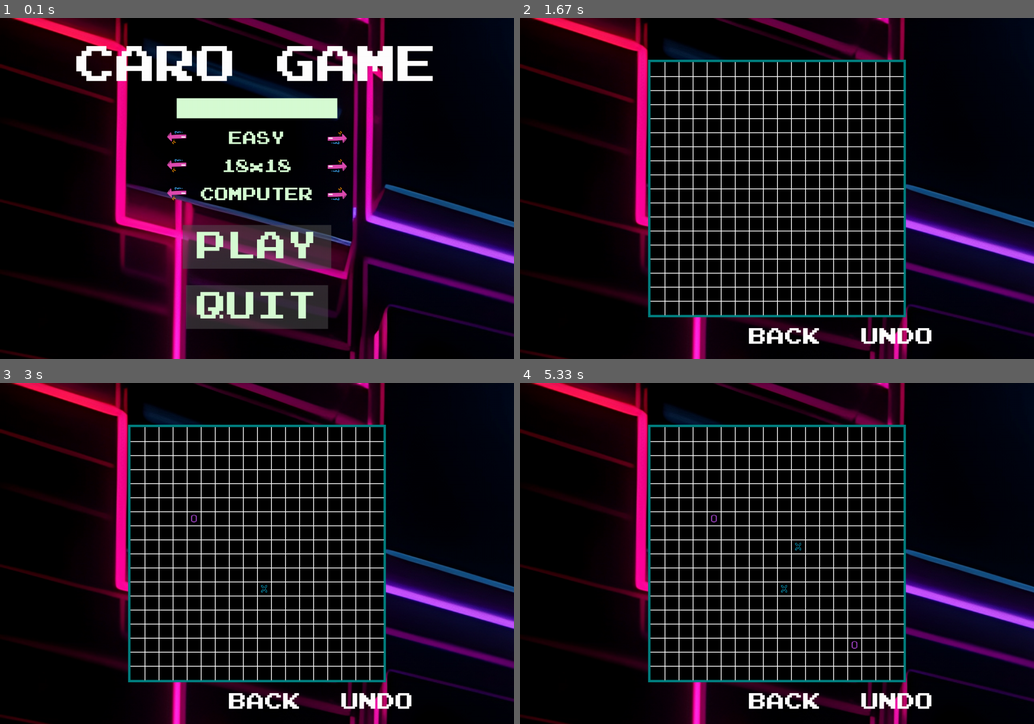
Above: before the commit, frames 1-4 (two rows, left to right).
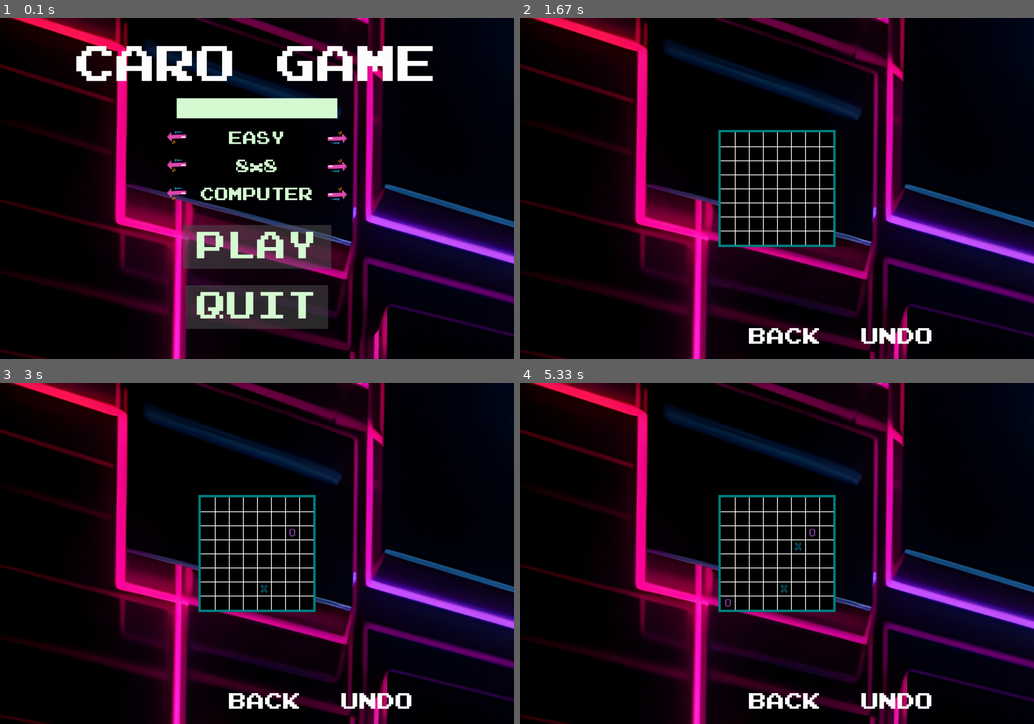
Above: after the commit, the same moments.

Repository: HuyHoang04/Caro-pygame
Game: pygame game, started from Game/Play/play.py
Two runs of this game, one before a commit and one after it. Both use one fixed random seed, a clock stepped at 60 frames per second and the inputs below.
Inputs (mouse positions are in pixels of both pictures, inside the frame that each line leads up to):
- Up to frame 1 (0.1 s): no input
- Up to frame 2 (1.67 s): click "PLAY" at 0.38 s; click (777, 212) at 0.72 s; click "UNDO" at 1.05 s; click (967, 307) at 1.38 s
- Up to frame 3 (3 s): click (262, 591) at 2.22 s
- Up to frame 4 (5.33 s): click (777, 553) at 3.55 s; click "UNDO" at 4.88 s; click (797, 539) at 5.22 s

The runs differ from the first frame. In frame 1, 0.2% of the frame differs, in the area x 43-57%, y 41-46%; in frame 2, 16%; in frame 3, 16%; in frame 4, 16%, in the area x 24-76%, y 12-88%.

Commit message:
Fix error leaderboard and undo
- Truyền giá trị N từ file play.py vào file constants.py, sau đó thay thế giá trị của N trong graphics.py luôn

Diff:
--- a/Game/Play/constants.py
+++ b/Game/Play/constants.py
@@ -4,8 +4,8 @@
 pygame.init()
 
 # Thiết lập kích thước bảng và các biến
-board_sizes = ["8x8", "10x10", "15x15", "18x18"]  # Các kích thước bảng
-current_size_index = 3  # Kích thước mặc định (8x8)
+board_sizes = ["8x8", "10x10", "15x15", "18x18", "20x20"]  # Các kích thước bảng
+current_size_index = 0
 N = int(board_sizes[current_size_index].split('x')[0])  # Kích thước ma trận ban đầu
 WIN_CONDITION = 5  # Số ký tự liên tiếp để thắng
 CELL_SIZE = 35  # Kích thước mỗi ô vuông
@@ -56,3 +56,63 @@
 
 # Gọi cập nhật lần đầu tiên
 update_grid_offset()
+
+import pygame
+from constants import *
+
+#--------------------------------------------------------------------------------------------------------------------------------------------------------------------------------------------------#
+#Vẽ lưới bàn cờ và khung bàn cờ
+def draw_grid(screen):
+    """
+    Vẽ lưới bàn cờ vào màn hình.
+    """
+    screen.blit(BACKGROUND_COLOR, (0, 0))  # Đặt màu nền cho màn hình
+
+
+    pygame.draw.rect(screen, FRAME_COLOR,
+                     (GRID_OFFSET_X - FRAME_WIDTH, GRID_OFFSET_Y - FRAME_WIDTH,
+                      N * CELL_SIZE + 2 * FRAME_WIDTH, N * CELL_SIZE + 2 * FRAME_WIDTH))
+
+
+    pygame.draw.rect(screen, BLACK,
+                     (GRID_OFFSET_X, GRID_OFFSET_Y, N * CELL_SIZE, N * CELL_SIZE))
+
+
+    for i in range(1, N):
+        pygame.draw.line(screen, WHITE,
+                         (GRID_OFFSET_X, GRID_OFFSET_Y + CELL_SIZE * i),
+                         (GRID_OFFSET_X + N * CELL_SIZE, GRID_OFFSET_Y + CELL_SIZE * i), LINE_WIDTH)
+        pygame.draw.line(screen, WHITE,
+                         (GRID_OFFSET_X + CELL_SIZE * i, GRID_OFFSET_Y),
+                         (GRID_OFFSET_X + CELL_SIZE * i, GRID_OFFSET_Y + N * CELL_SIZE), LINE_WIDTH)
+
+
+def draw_symbols(screen, board):
+    """
+    Vẽ các ký hiệu "X" và "O" vào bàn cờ.
+    """
+    for row in range(N):
+        for col in range(N):
+            if board[row][col] == "X":
+                screen.blit(ICON_X, (GRID_OFFSET_X + col * CELL_SIZE + 5, GRID_OFFSET_Y + row * CELL_SIZE + 5))
+            elif board[row][col] == "O":
+                screen.blit(ICON_O, (GRID_OFFSET_X + col * CELL_SIZE + 5, GRID_OFFSET_Y + row * CELL_SIZE + 5))
+
+
+def draw_winning_line(screen, positions):
+    """
+    Vẽ đường thắng nếu có người chiến thắng.
+    """
+    if not positions:
+        return
+
+    start_pos = positions[0]
+    end_pos = positions[-1]
+
+    start_x = GRID_OFFSET_X + start_pos[1] * CELL_SIZE + CELL_SIZE // 2
+    start_y = GRID_OFFSET_Y + start_pos[0] * CELL_SIZE + CELL_SIZE // 2
+    end_x = GRID_OFFSET_X + end_pos[1] * CELL_SIZE + CELL_SIZE // 2
+    end_y = GRID_OFFSET_Y + end_pos[0] * CELL_SIZE + CELL_SIZE // 2
+
+    # Vẽ đường thắng
+    pygame.draw.line(screen, RED, (start_x, start_y), (end_x, end_y), LINE_WIDTH * 2)
--- a/Game/Play/graphics.py
+++ /dev/null
@@ -1,63 +0,0 @@
-import pygame
-from constants import *
-
-
-
-def draw_grid(screen):
-    """
-    Vẽ lưới bàn cờ vào màn hình.
-    """
-    screen.blit(BACKGROUND_COLOR, (0, 0))  # Đặt màu nền cho màn hình
-
-    # Vẽ khung bao quanh lưới
-    pygame.draw.rect(screen, FRAME_COLOR,
-                     (GRID_OFFSET_X - FRAME_WIDTH, GRID_OFFSET_Y - FRAME_WIDTH,
-                      N * CELL_SIZE + 2 * FRAME_WIDTH, N * CELL_SIZE + 2 * FRAME_WIDTH))
-
-    # Vẽ nền lưới
-    pygame.draw.rect(screen, BLACK,
-                     (GRID_OFFSET_X, GRID_OFFSET_Y, N * CELL_SIZE, N * CELL_SIZE))
-
-    # Vẽ các đường lưới
-    for i in range(1, N):
-        pygame.draw.line(screen, WHITE,
-                         (GRID_OFFSET_X, GRID_OFFSET_Y + CELL_SIZE * i),
-                         (GRID_OFFSET_X + N * CELL_SIZE, GRID_OFFSET_Y + CELL_SIZE * i), LINE_WIDTH)
-        pygame.draw.line(screen, WHITE,
-                         (GRID_OFFSET_X + CELL_SIZE * i, GRID_OFFSET_Y),
-                         (GRID_OFFSET_X + CELL_SIZE * i, GRID_OFFSET_Y + N * CELL_SIZE), LINE_WIDTH)
-
-
-def draw_symbols(screen, board):
-    """
-    Vẽ các ký hiệu "X" và "O" vào bàn cờ.
-    """
-    for row in range(N):
-        for col in range(N):
-            if board[row][col] == "X":
-                # Vẽ icon X vào vị trí tương ứng
-                screen.blit(ICON_X, (GRID_OFFSET_X + col * CELL_SIZE + 5, GRID_OFFSET_Y + row * CELL_SIZE + 5))
-            elif board[row][col] == "O":
-                # Vẽ icon O vào vị trí tương ứng
-                screen.blit(ICON_O, (GRID_OFFSET_X + col * CELL_SIZE + 5, GRID_OFFSET_Y + row * CELL_SIZE + 5))
-
-
-def draw_winning_line(screen, positions):
-    """
-    Vẽ đường thắng nếu có người chiến thắng.
-    """
-    if not positions:
-        return
-
-    # Lấy tọa độ của ô đầu và ô cuối trong chuỗi thắng
-    start_pos = positions[0]
-    end_pos = positions[-1]
-
-    # Tính tọa độ điểm đầu và điểm cuối cho đường thắng
-    start_x = GRID_OFFSET_X + start_pos[1] * CELL_SIZE + CELL_SIZE // 2
-    start_y = GRID_OFFSET_Y + start_pos[0] * CELL_SIZE + CELL_SIZE // 2
-    end_x = GRID_OFFSET_X + end_pos[1] * CELL_SIZE + CELL_SIZE // 2
-    end_y = GRID_OFFSET_Y + end_pos[0] * CELL_SIZE + CELL_SIZE // 2
-
-    # Vẽ đường thắng
-    pygame.draw.line(screen, RED, (start_x, start_y), (end_x, end_y), LINE_WIDTH * 2)
--- a/Game/Play/leaderboard.csv
+++ b/Game/Play/leaderboard.csv
@@ -12,4 +12,5 @@
 Hoang,Lose
 Vinh,Lose
 Hung,Lose
-Dung,Lose,Win
+
+1111,Win
--- a/Game/Play/leaderboard.py
+++ b/Game/Play/leaderboard.py
@@ -6,9 +6,12 @@
 
 # Hàm lưu kết quả vào bảng xếp hạng
 def save_score(player_name, status):
-    with open(LEADERBOARD_FILE, mode="a", newline="") as file:
-        writer = csv.writer(file)
-        writer.writerow([player_name, status])
+    if player_name and status:  # Kiểm tra dữ liệu hợp lệ
+        with open(LEADERBOARD_FILE, mode="a", newline="") as file:
+            writer = csv.writer(file)
+            writer.writerow([player_name, status])
+
+
 
 # Hàm đọc bảng xếp hạng từ file
 def load_leaderboard():
@@ -16,7 +19,10 @@
     try:
         with open(LEADERBOARD_FILE, mode="r") as file:
             reader = csv.reader(file)
-            leaderboard = list(reader)
+            for row in reader:
+                if len(row) >= 2:  # Đảm bảo dòng có ít nhất 2 phần tử
+                    leaderboard.append(row)
+
     except FileNotFoundError:
         # File chưa tồn tại, không cần làm gì thêm
         pass
--- a/Game/Play/play.py
+++ b/Game/Play/play.py
@@ -2,7 +2,7 @@
 import pygame, sys, random, pyperclip
 from button import Button
 from constants import *
-from graphics import draw_grid, draw_symbols, draw_winning_line
+
 from checkwin import check_winner
 from leaderboard import save_score, load_leaderboard
 
